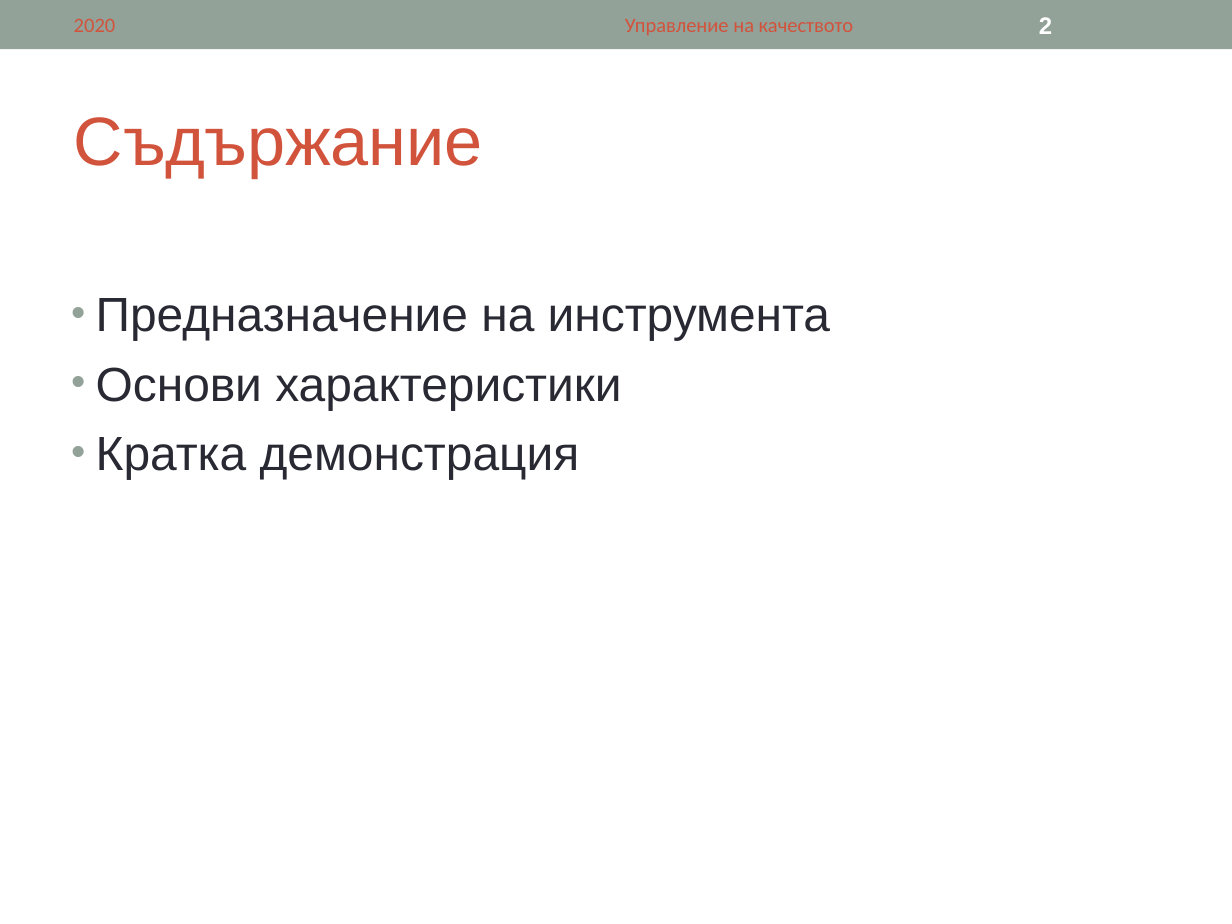
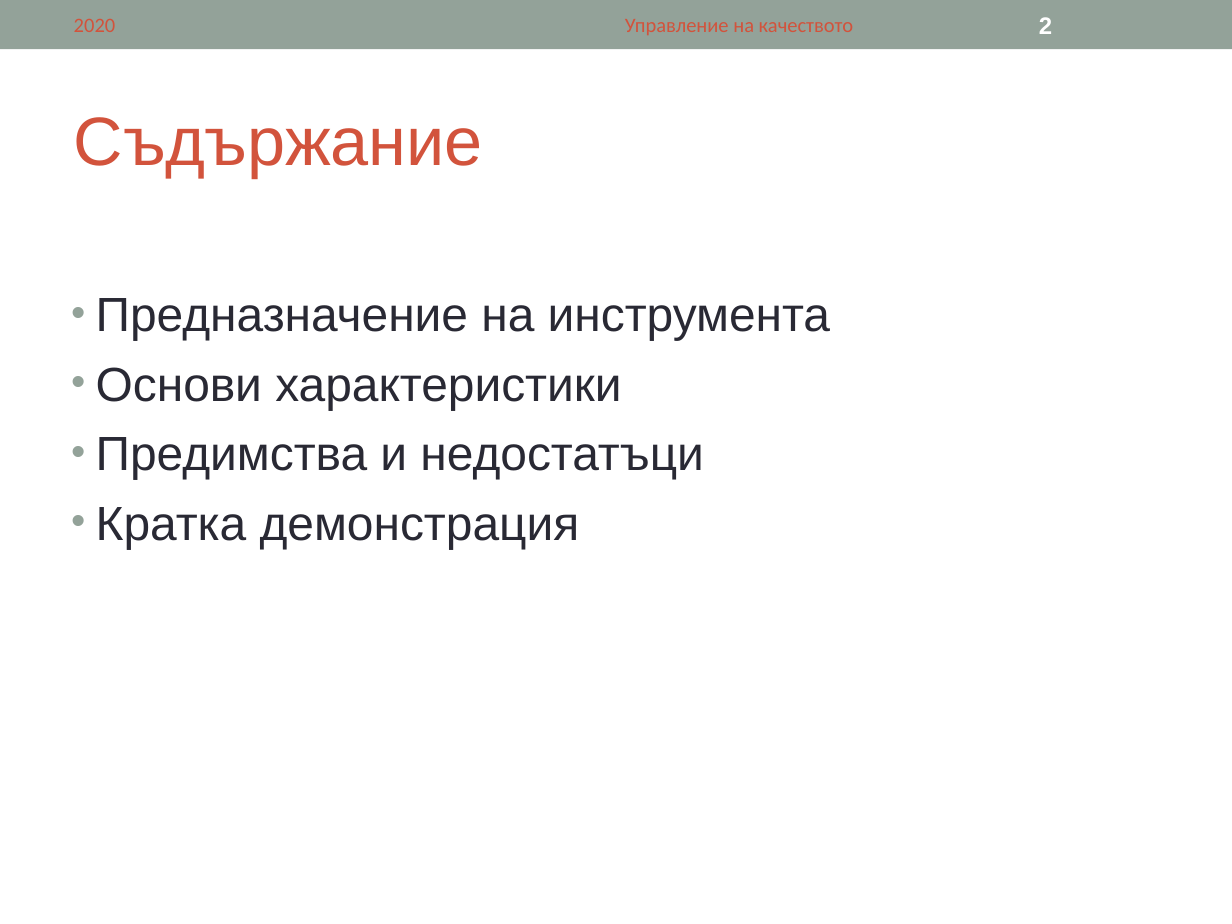
Before and after one commit to ivanchuchulski/fmi-requirements-analisys, a slide deck: slide 2 of tool-presentation/62121-62151-62167-CaseComplete.ppt. Drawn at 1232x924 pixels with LibreOffice and Linux fonts; fonts in the diff are those of the drawing. Boxes give left, top, right and bottom in pixels: in the first picture for what was removed or moved away, otherwise in the second. Text is boxed around its words. In the diff, an @@ line names an element or a change of style, - is before the commit and + after.

```diff
--- a/tool-presentation/62121-62151-62167-CaseComplete.ppt
+++ b/tool-presentation/62121-62151-62167-CaseComplete.ppt
@@ text at (x1=96, y1=437, x2=703, y2=479): paragraph added @@
+• Предимства и недостатъци
```
Also in this commit, not shown: 2 other slides changed, 5 slides added.
